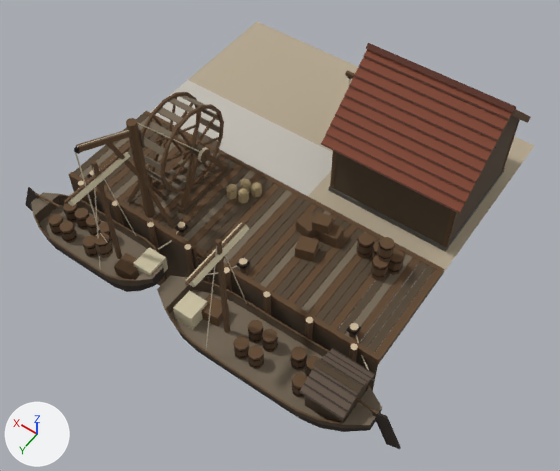
The glTF model game/assets/modelle/wasser/wasser_hafen.glb, before and after one commit.
Camera for both pictures: a 50 mm camera at (-13.2, 20.6, 25.8) aimed at (-1.2, 3.7, -0.7). Every picture has the same lights, and +X, +Y and +Z are marked at lower left. The older version comes first. Where no turn or scale is listed for an object, it has been applied to the vertices. Vertices at exactly the same position are counted once.

The first picture shows 'Ausleger', 'Hafen', 'Kahn1', 'Kahn2', 'Tretrad', 'Ware'.
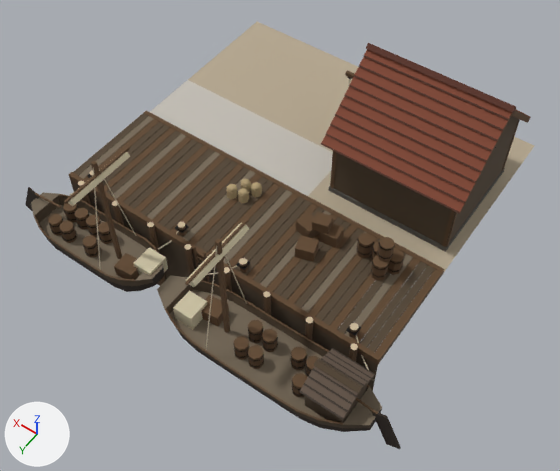
Location of each change, [x1, y1, x2, y2] in pixels of the pictures (560 x 471 px):
'Tretrad', deleted (brown)
    before: [141, 92, 224, 193]
    faces in mat_holz: [141, 92, 224, 193]
    faces in mat_bretter: [143, 95, 220, 188]
'Ausleger', deleted
    before: [74, 129, 144, 258]
    faces in mat_holz: [76, 129, 140, 258]
    faces in mat_farben: [75, 130, 129, 243]
part 1 of me_hafen, deleted (brown)
    before: [126, 118, 228, 228]

Diff of the bpy script that builds the scene:
```diff
--- a/game/assets/modelle/wasser/wasser_hafen.glb.py
+++ b/game/assets/modelle/wasser/wasser_hafen.glb.py
@@ me_hafen @@
 # used by ob_hafen; location = (0.0, 0.0, 0.0)
-me_hafen.from_pydata(...)  # 1134 vertices, 1282 faces; spans x -8.0..8.0, y -7.0..7.3, z -4.5..6.2
+me_hafen.from_pydata(...)  # 1022 vertices, 1138 faces; spans x -8.0..8.0, y -7.0..7.3, z -4.5..6.2
+# me_hafen part 1: 13 loose pieces with 112 vertices, spanning x 2.3..4.9, y 2.6..6.8, z 0.2..5.6, are deleted
 me_hafen.materials.append(mat_holz_alt)
@@ ob_ausleger @@
-ob_ausleger = bpy.data.objects.new('Ausleger', me_ausleger)
-ob_ausleger.location = (3.6, 6.55, 0.25)
@@ ob_tretrad @@
-ob_tretrad = bpy.data.objects.new('Tretrad', me_tretrad)
-ob_tretrad.location = (3.6, 4.15, 2.55)
```
